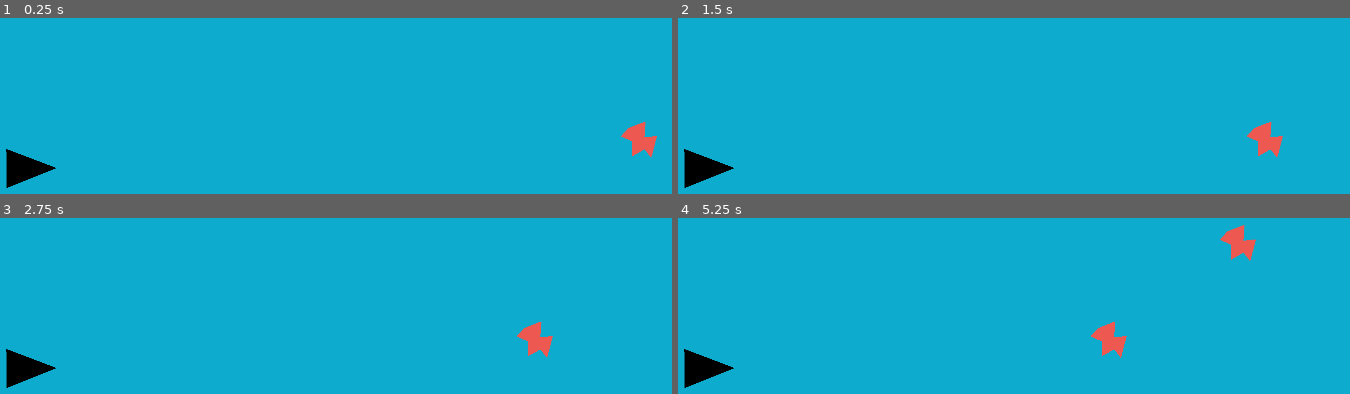
Above: before the commit, frames 1-4 (two rows, left to right).
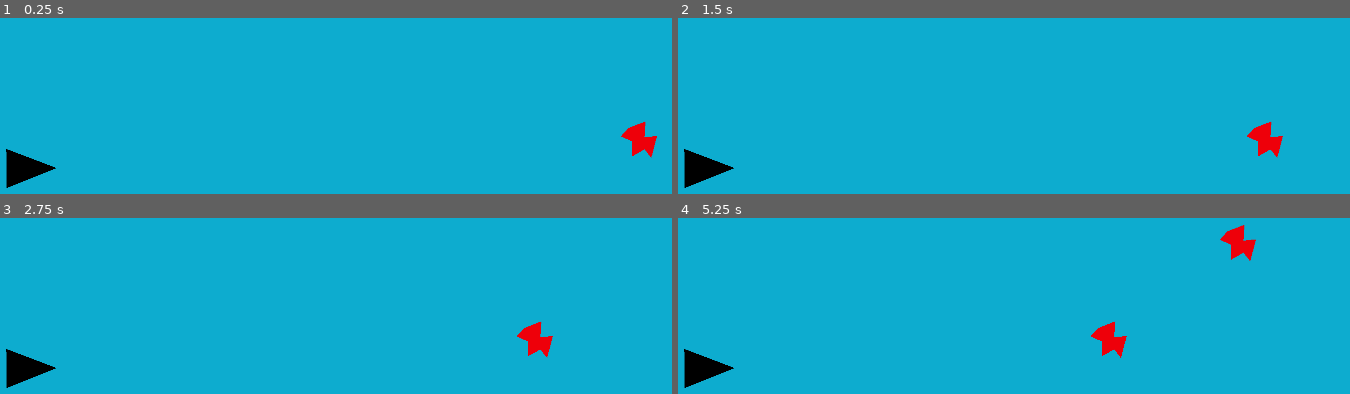
Above: after the commit, the same moments.

Repository: Yggdrasil938/Shattered
Game: Godot game, scene res://2d test scene.tscn
The game is run twice, just before and just after one commit, with the same random seed, the same clock (stepped at 60 frames per second) and the same inputs.
Inputs:
- Up to frame 1 (0.25 s): no input
- Up to frame 2 (1.5 s): tap Enter at 0.5 s
- Up to frame 3 (2.75 s): no input
- Up to frame 4 (5.25 s): no input

The runs differ from the first frame. In frame 1, 0.6% of the frame differs, in the area x 92-98%, y 59-80%; in frame 2, 0.5%; in frame 3, 0.5%; in frame 4, 1.1%, in the area x 61-87%, y 3-80%.

Commit message:
adding a .gitignore to clean my pushes up

Diff:
--- a/red chip.tscn
+++ b/red chip.tscn
@@ -11,7 +11,7 @@
 
 [node name="Chip Sprite" type="Polygon2D" parent="."]
 position = Vector2(1, -6)
-color = Color(0.932369, 0.350295, 0.316703, 1)
+color = Color(0.936432, 0, 0.0424788, 1)
 offset = Vector2(-359, -200)
 polygon = PackedVector2Array(340, 176, 322, 196, 349, 208, 349, 244, 379, 227, 395, 248, 409, 195, 379, 198, 381, 160)
 
Not shown, added: .gitignore
Not shown, changed: README.md
